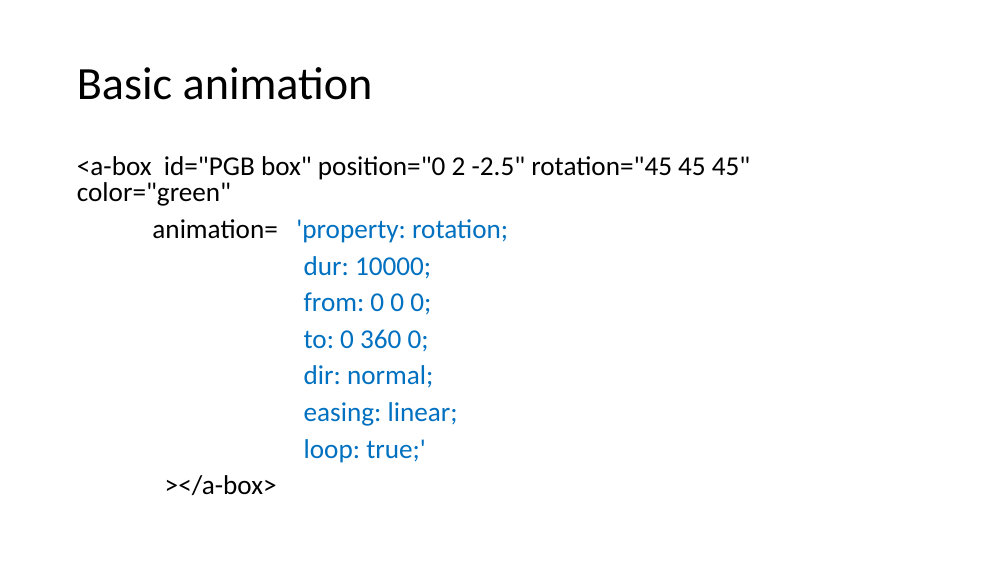
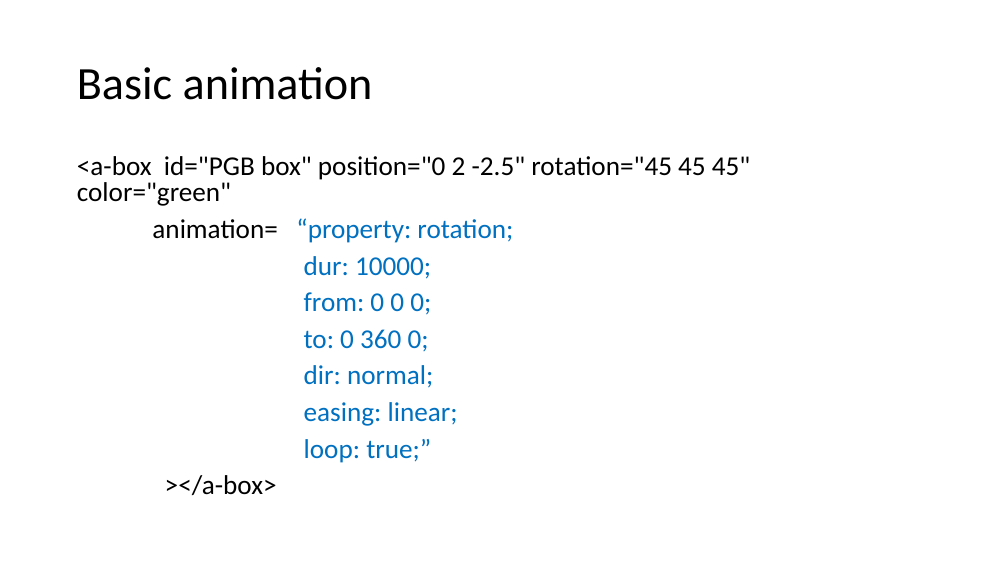
Before and after one commit to wonder-phil/AI-IoT-Workshop, a slide deck: slide 9 of p04/A-frame-moving-geometric-objects.pptx. Drawn at 1008x567 pixels with LibreOffice and Linux fonts; fonts in the diff are those of the drawing. Boxes give left, top, right and bottom in pixels: in the first picture for what was removed or moved away, otherwise in the second. Text is boxed around its words. In the diff, an @@ line names an element or a change of style, - is before the commit and + after.

```diff
--- a/p04/A-frame-moving-geometric-objects.pptx
+++ b/p04/A-frame-moving-geometric-objects.pptx
@@ text at (152,218,513,243): text changed @@
-animation= 'property: rotation;
+animation= “property: rotation;
@@ text at (304,439,431,463): text changed @@
-loop: true;'
+loop: true;”
```
Also in this commit, not shown: 1 other slide changed, 18 other files.
